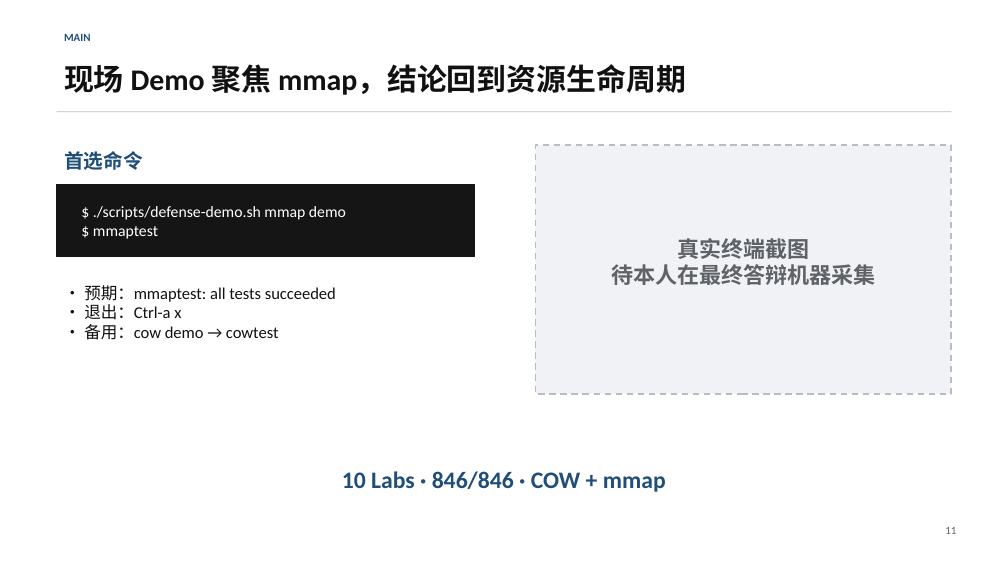
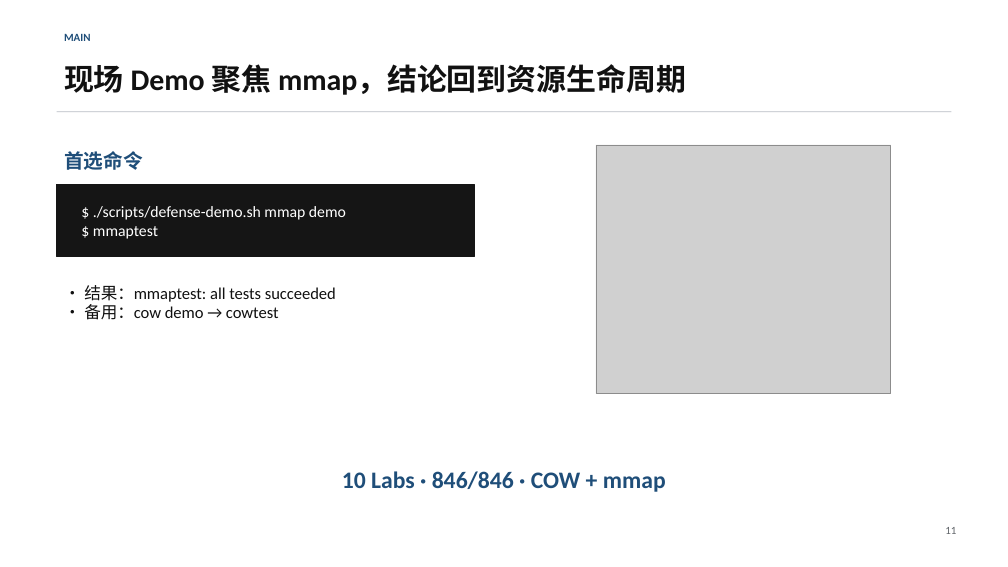
Before and after one commit to xuxiake0/xv6-os-course-project, a slide deck: slide 11 of deliverables/祝宸旭-操作系统课程设计答辩.pptx. Drawn at 1008x567 pixels with LibreOffice and Linux fonts; fonts in the diff are those of the drawing; grey boxes stand for pictures. Boxes give left, top, right and bottom in pixels: in the first picture for what was removed or moved away, otherwise in the second. Text is boxed around its words. In the diff, an @@ line names an element or a change of style, - is before the commit and + after.

```diff
--- a/deliverables/祝宸旭-操作系统课程设计答辩.pptx
+++ b/deliverables/祝宸旭-操作系统课程设计答辩.pptx
@@ rectangle removed at [535,145,951,394] @@
@@ picture added at [596,145,891,394] @@
@@ text removed at [611,238,876,285] @@
-真实终端截图
-待本人在最终答辩机器采集
@@ text at [84,285,336,302]: text changed @@
-• 预期：mmaptest: all tests succeeded
-• 退出：Ctrl-a x
+• 结果：mmaptest: all tests succeeded
```
Also in this commit, not shown: 1 other slide changed, 5 other files.
